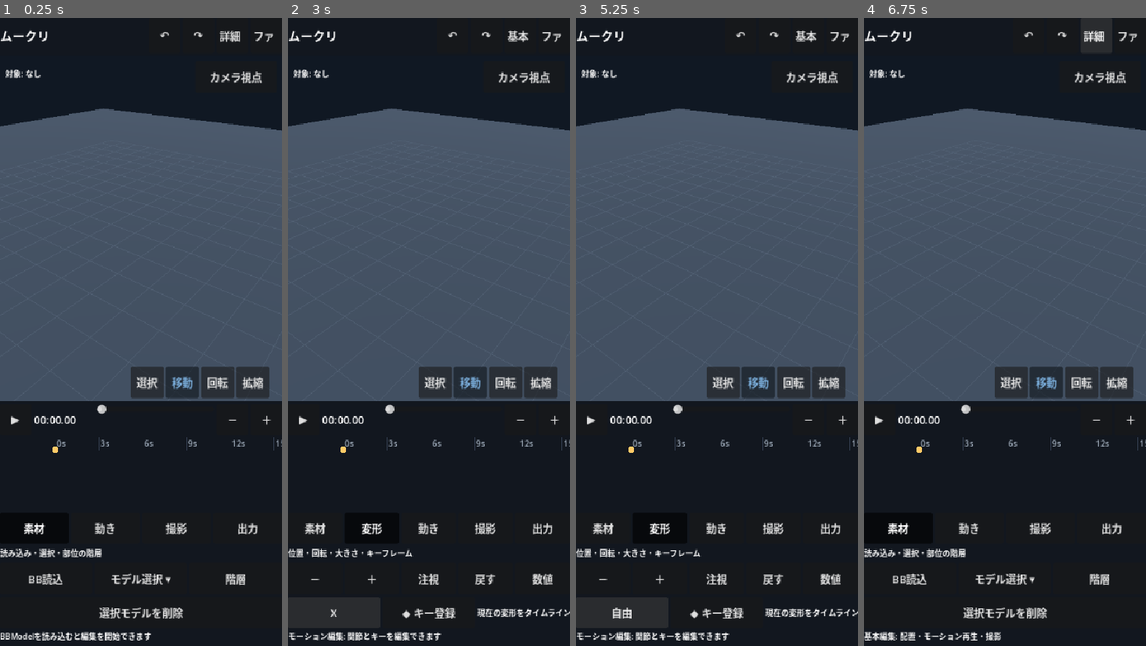
Above: before the commit, frames 1-4 (left to right).
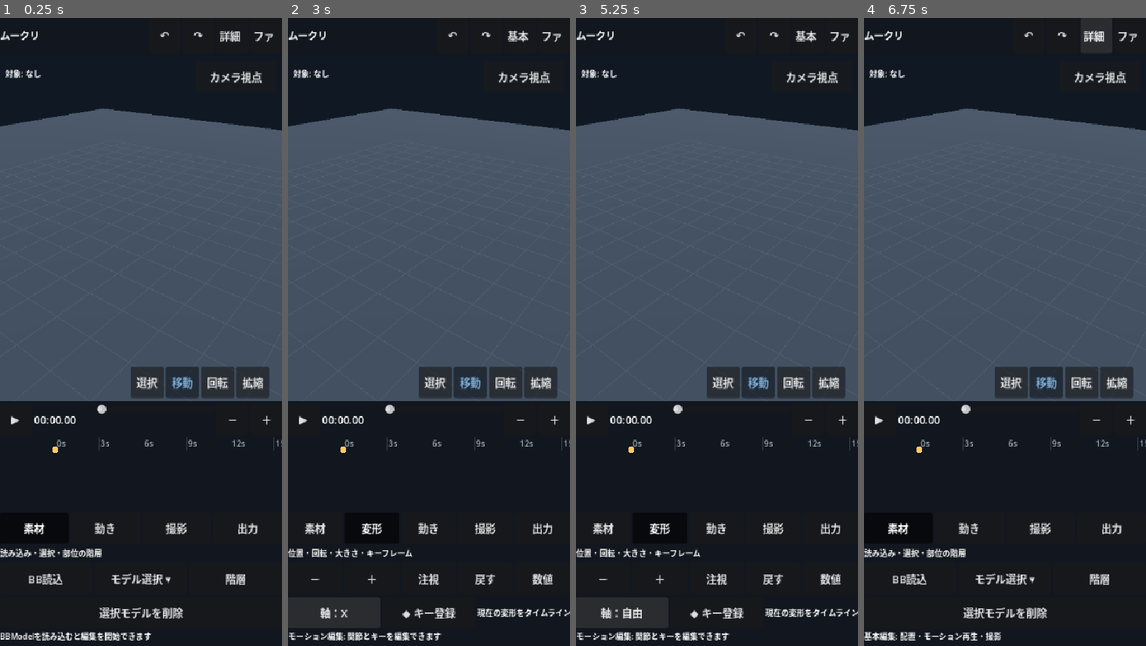
Above: after the commit, the same moments.

Repository: shejklgaia-png/movie_creater
Game: Godot game, scene res://scenes/editor.tscn
The game is run twice, just before and just after one commit, with the same random seed, the same clock (stepped at 60 frames per second) and the same inputs.
Inputs:
- Up to frame 1 (0.25 s): no input
- Up to frame 2 (3 s): click "↶" at 0.5 s; click "↷" at 1.25 s; click "詳細へ" at 2 s; click "軸：自由" at 2.75 s
- Up to frame 3 (5.25 s): click "X" (after the commit: "軸：X") at 3.5 s; click "Y" (after the commit: "軸：Y") at 4.25 s; click "Z" (after the commit: "軸：Z") at 5 s
- Up to frame 4 (6.75 s): click "自由" (after the commit: "軸：自由") at 5.75 s; click "基本へ" at 6.5 s

The runs differ from the first frame. In frame 1, 0.2% of the frame differs, in the area x 0-17%, y 2-4%; in frame 2, 0.3%; in frame 3, 0.3%, in the area x 0-24%, y 2-96%; in frame 4, 0.2%.

Commit message:
ui: clarify transform axis state and fit compact Japanese header

Diff:
--- a/scripts/editor.gd
+++ b/scripts/editor.gd
@@ -158,7 +158,7 @@
     layout.add_child(header)
     var app_title := Label.new()
     app_title.text = "ムークリ"
-    app_title.add_theme_font_size_override("font_size", 19)
+    app_title.add_theme_font_size_override("font_size", 15)
     app_title.size_flags_horizontal = Control.SIZE_EXPAND_FILL
     app_title.vertical_alignment = VERTICAL_ALIGNMENT_CENTER
     header.add_child(app_title)
@@ -2530,7 +2530,7 @@
 
 func _cycle_axis() -> void:
     axis_index = (axis_index + 1) % 4
-    axis_option.text = ["自由", "X", "Y", "Z"][axis_index]
+    axis_option.text = ["軸：自由", "軸：X", "軸：Y", "軸：Z"][axis_index]
     _update_gizmo()
 
 func _build_picker() -> void:
